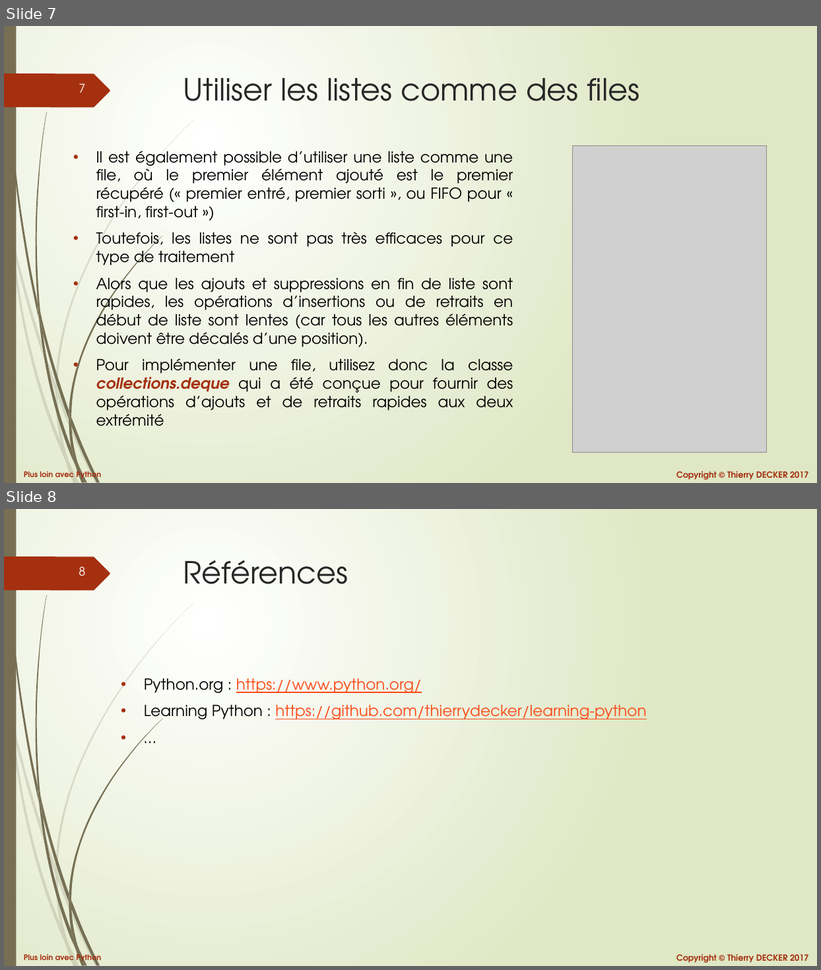
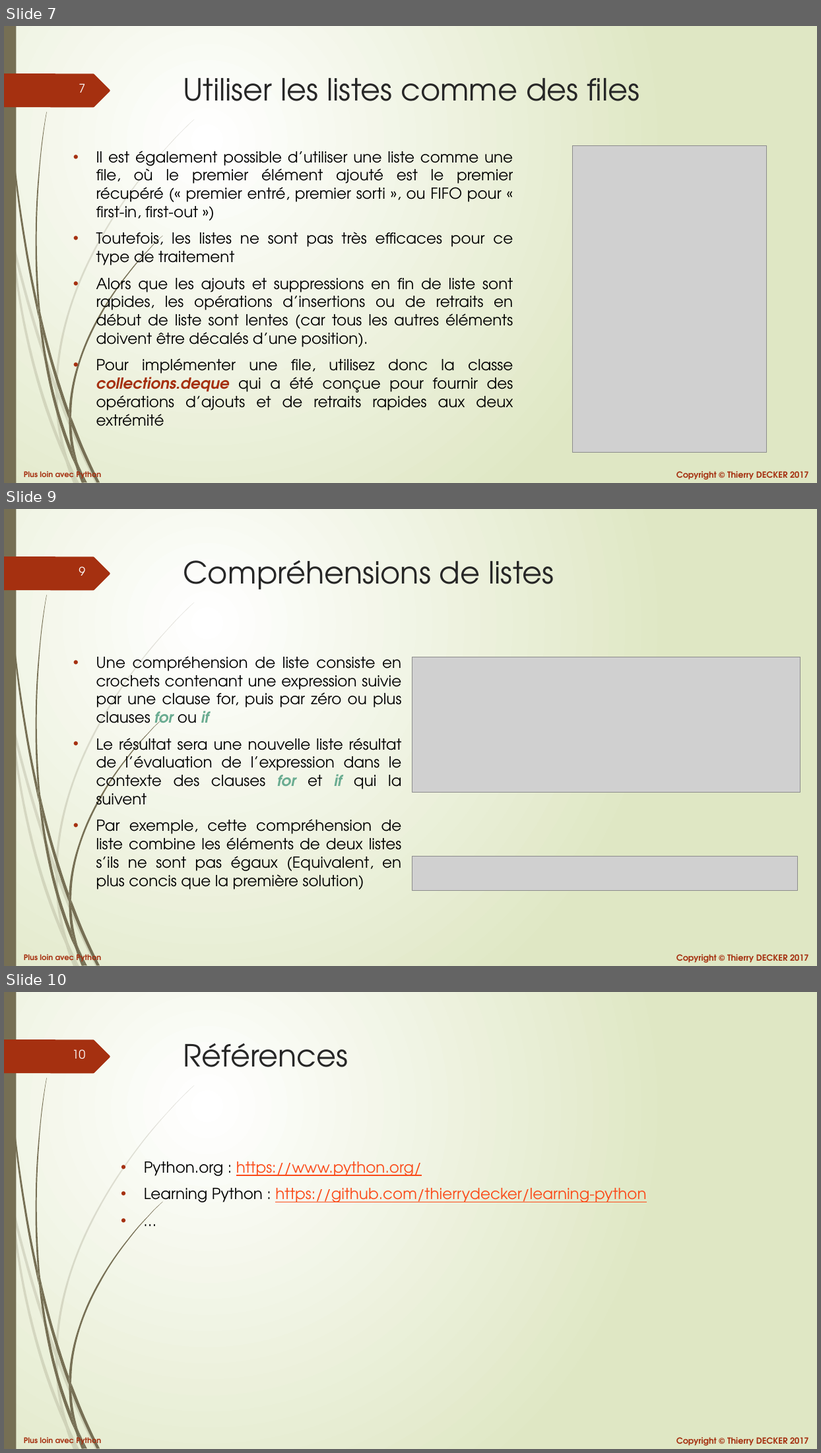
Before and after one commit to VikmanTheRacoon/learning-python, a slide deck: documentations/python-102.pptx. Shown one above the other, each under a label of ours: slides 7 and 8 before the commit, slides 7, 9 and 10 after it; the slides between them are not shown. The pictures are 821x970 and 821x1453 pixels, drawn with LibreOffice and Linux fonts; fonts in the diff are those of the drawing; grey boxes stand for pictures. Boxes give left, top, right and bottom in pixels: in the first picture for what was removed or moved away, otherwise in the second. Text is boxed around its words. In the diff, an @@ line names an element or a change of style, - is before the commit and + after.

```diff
--- a/documentations/python-102.pptx
+++ b/documentations/python-102.pptx
@@ slide 9 added at <box>4,509,817,966</box>, background gradient #FFFFFF to #DFE8C4; not listed: 27 template elements that a slide beside it also shows @@
@@ title added at <box>183,560,554,590</box>, 36 pt, text #262626 @@
+Compréhensions de listes
@@ text added at <box>96,656,402,890</box>, 18 pt, text #000000 @@
+• Une compréhension de liste consiste en crochets contenant une expression suivie par une clause for, puis par zéro ou plus clauses for ou if
+• Le résultat sera une nouvelle liste résultat de l’évaluation de l’expression dans le contexte des clauses for et if qui la suivent
+• Par exemple, cette compréhension de liste combine les éléments de deux listes s’ils ne sont pas égaux (Equivalent, en plus concis que la première solution)
@@ picture added at <box>412,657,800,793</box> @@
@@ picture added at <box>412,857,797,891</box> @@
@@ what was slide 8 is now slide 10 @@
@@ page number at <box>72,1049,85,1059</box>: text changed @@
-8
+10
```
Also in this commit, not shown: 1 other slide added, 1 other file.
